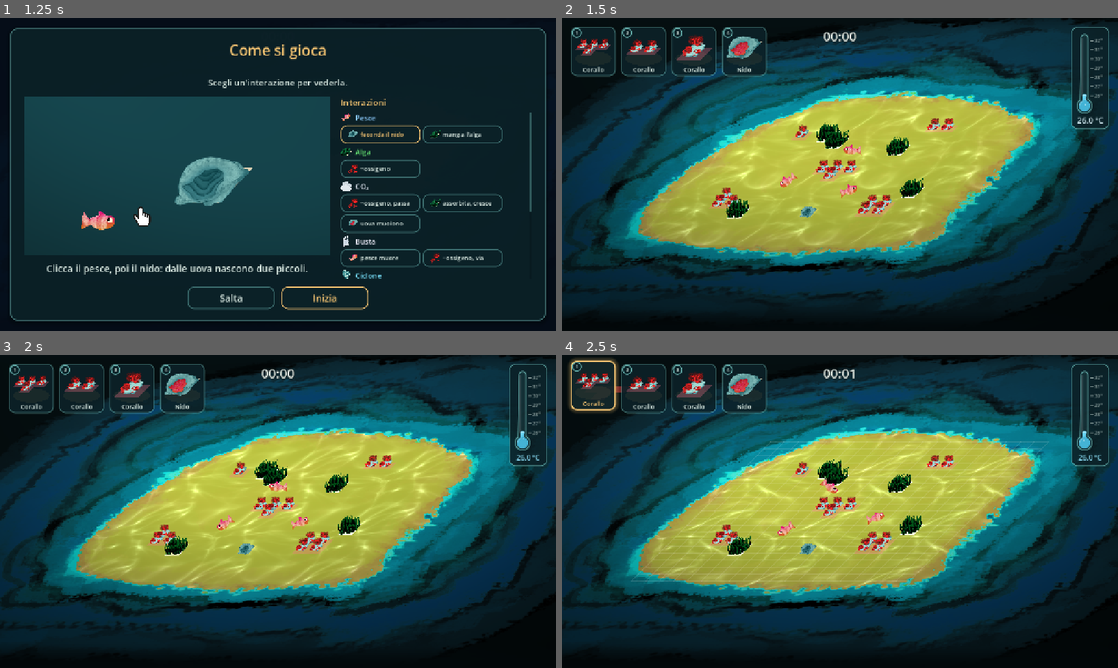
Above: before the commit, frames 1-4 (two rows, left to right).
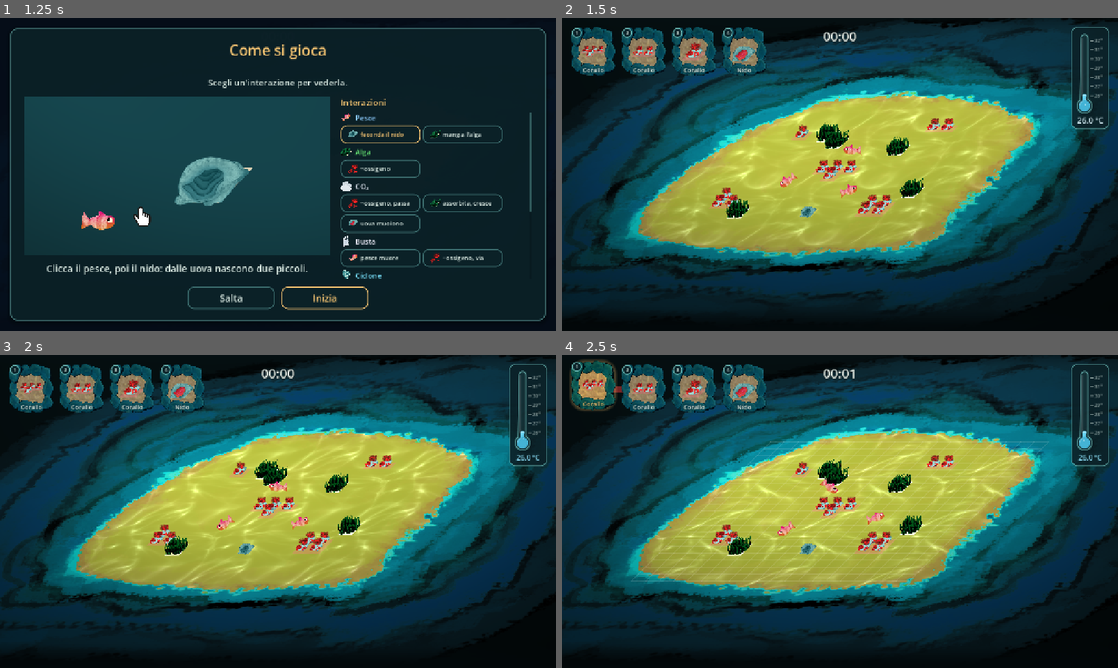
Above: after the commit, the same moments.

Repository: TakFog/rgj2026
Game: Godot game, scene res://main/main.tscn
Two runs of this game, one before a commit and one after it. Both use one fixed random seed, a clock stepped at 60 frames per second and the inputs below. Sound files missing from this copy of the repository are replaced by a short silence.
Inputs (mouse positions are in pixels of both pictures, inside the frame that each line leads up to):
- Up to frame 1 (1.25 s): click (439, 124) at 0.5 s
- Up to frame 2 (1.5 s): click "Inizia" at 1.25 s
- Up to frame 3 (2 s): no input
- Up to frame 4 (2.5 s): click (595, 389) at 2.02 s

Frame 1 is identical in both runs. In frame 2, 4.3% of the frame differs, in the area x 1-37%, y 2-19%; in frame 3, 4.3%; in frame 4, 4.6%, in the area x 1-37%, y 1-19%.

Commit message:
Frame the inventory cards with the painted stone ring

Diff:
--- a/ui/a_inventory_card.gd
+++ b/ui/a_inventory_card.gd
@@ -3,13 +3,22 @@
 ## One inventory slot drawn as a sea-themed card (GDD §9): the item's own art
 ## (corals in their actual footprint, seen through the game's oblique view),
 ## a caption, and a radial refill ring while the slot is empty.
-## Fully custom-drawn: no default Godot button styling.
+## Fully custom-drawn: no default Godot button styling. The frame is a painted
+## ring of sea stones around a sandy floor; the art sits on the sand.
 
 const CARD_SIZE := Vector2(104, 114)
 const CORNER_RADIUS := 14
-const CAPTION_HEIGHT := 22.0
 const CAPTION_FONT_SIZE := 14
-const ICON_PADDING := 10.0
+## Painted stone ring, stretched over the whole card.
+const FRAME_TEXTURE := preload("res://assets/ui/inventory_card.png")
+## The frame's sandy interior, as fractions of the card: the item art goes here.
+const SAND_AREA := Rect2(0.22, 0.22, 0.56, 0.54)
+## Caption baseline, measured up from the card's bottom edge (on the stones).
+const CAPTION_BOTTOM := 9.0
+## Frame tints: dimmed while the slot refills, brighter on hover, warm when selected.
+const FRAME_EMPTY_TINT := Color(0.6, 0.62, 0.62, 0.8)
+const FRAME_HOVER_TINT := Color(1.15, 1.15, 1.15)
+const FRAME_SELECTED_TINT := Color(1.25, 1.12, 0.9)
 ## Radius of the keyboard-shortcut badge drawn in the top-left corner.
 const SHORTCUT_RADIUS := 10.0
 const SHORTCUT_FONT_SIZE := 12
@@ -28,7 +37,6 @@
 const SAND_COLOR := Color(0.98, 0.78, 0.45)
 const SHADOW_COLOR := Color(0.0, 0.03, 0.04, 0.5)
 const CAPTION_COLOR := Color(0.88, 0.94, 0.91)
-const SEABED_COLOR := Color(0.98, 0.78, 0.45, 0.06)
 
 const NAMES := {
 	InventoryModel.CORAL: "Corallo",
@@ -66,7 +74,9 @@
 	focus_mode = Control.FOCUS_NONE
 	mouse_default_cursor_shape = Control.CURSOR_POINTING_HAND
 	pivot_offset = CARD_SIZE * 0.5
-	_style.set_corner_radius_all(CORNER_RADIUS)
+	# Only the glow behind the stones: no fill, no border.
+	_style.draw_center = false
+	_style.set_corner_radius_all(CORNER_RADIUS * 2)
 	_style.anti_aliasing = true
 	mouse_entered.connect(queue_redraw)
 	mouse_exited.connect(queue_redraw)
@@ -130,46 +140,34 @@
 
 func _draw_frame() -> void:
 	var hovered := is_hovered() and not disabled
-	_style.bg_color = BG_EMPTY_COLOR if item.is_empty() else BG_COLOR
-	_style.set_border_width_all(3 if selected else 2)
-	if selected:
-		_style.border_color = SAND_COLOR
-		_style.shadow_color = Color(SAND_COLOR, 0.3)
-		_style.shadow_size = 9
-		_style.shadow_offset = Vector2.ZERO
+	var tint := Color.WHITE
+	if item.is_empty():
+		tint = FRAME_EMPTY_TINT
+	elif selected:
+		tint = FRAME_SELECTED_TINT
 	elif hovered:
-		_style.border_color = Color(RIM_COLOR, 0.9)
-		_style.shadow_color = Color(RIM_COLOR, 0.18)
-		_style.shadow_size = 7
-		_style.shadow_offset = Vector2.ZERO
-	else:
-		_style.border_color = Color(RIM_COLOR, 0.18 if item.is_empty() else 0.45)
-		# No drop shadow at rest: the thin rim is enough, and avoids a heavy
-		# dashboard look over the bright reef.
-		_style.shadow_color = SHADOW_COLOR
-		_style.shadow_size = 0
-		_style.shadow_offset = Vector2.ZERO
-	draw_style_box(_style, Rect2(Vector2.ZERO, size))
+		tint = FRAME_HOVER_TINT
+	if selected or hovered:
+		_style.shadow_color = Color(SAND_COLOR, 0.35) if selected else Color(RIM_COLOR, 0.2)
+		_style.shadow_size = 9 if selected else 7
+		draw_style_box(_style, Rect2(Vector2.ZERO, size).grow(-4.0))
+	draw_texture_rect(FRAME_TEXTURE, Rect2(Vector2.ZERO, size), false, tint)
 
 
 func _icon_rect() -> Rect2:
-	var rect := Rect2(Vector2.ZERO, size - Vector2(0, CAPTION_HEIGHT))
-	return rect.grow(-ICON_PADDING)
+	return Rect2(SAND_AREA.position * size, SAND_AREA.size * size)
 
 
 func _draw_caption() -> void:
 	var font := get_theme_default_font()
 	var color := SAND_COLOR if selected else CAPTION_COLOR
-	var baseline := size.y - (CAPTION_HEIGHT - CAPTION_FONT_SIZE) * 0.5 - 6.0
-	draw_string(font, Vector2(0, baseline), caption(item), HORIZONTAL_ALIGNMENT_CENTER, size.x, CAPTION_FONT_SIZE, color)
+	var baseline := Vector2(0, size.y - CAPTION_BOTTOM)
+	# Dark outline keeps the caption readable over the mottled stones.
+	draw_string_outline(font, baseline, caption(item), HORIZONTAL_ALIGNMENT_CENTER, size.x, CAPTION_FONT_SIZE, 4, SHADOW_COLOR)
+	draw_string(font, baseline, caption(item), HORIZONTAL_ALIGNMENT_CENTER, size.x, CAPTION_FONT_SIZE, color)
 
 
 func _draw_icon(area: Rect2) -> void:
-	# A soft patch of sand under the art ties the card to the reef map.
-	var seabed_center := Vector2(area.get_center().x, area.end.y - area.size.y * 0.12)
-	draw_set_transform(seabed_center - Vector2(0, _lift), 0.0, Vector2(1.0, 0.38))
-	draw_circle(Vector2.ZERO, area.size.x * 0.5, SEABED_COLOR)
-	draw_set_transform(Vector2(0, -_lift))
 	match item["kind"]:
 		InventoryModel.CORAL:
 			_draw_coral(area, item["shape_id"])
Binary file added: assets/ui/inventory_card.png
Not shown, added: assets/ui/inventory_card.png.import
